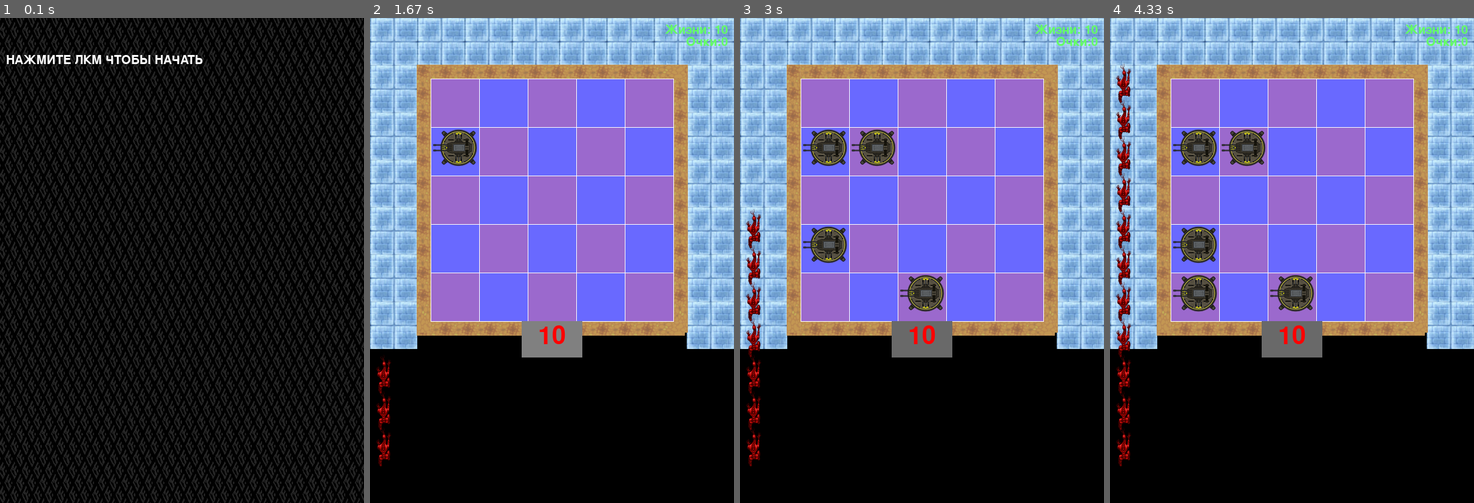
Above: before the commit, frames 1-4 (left to right).
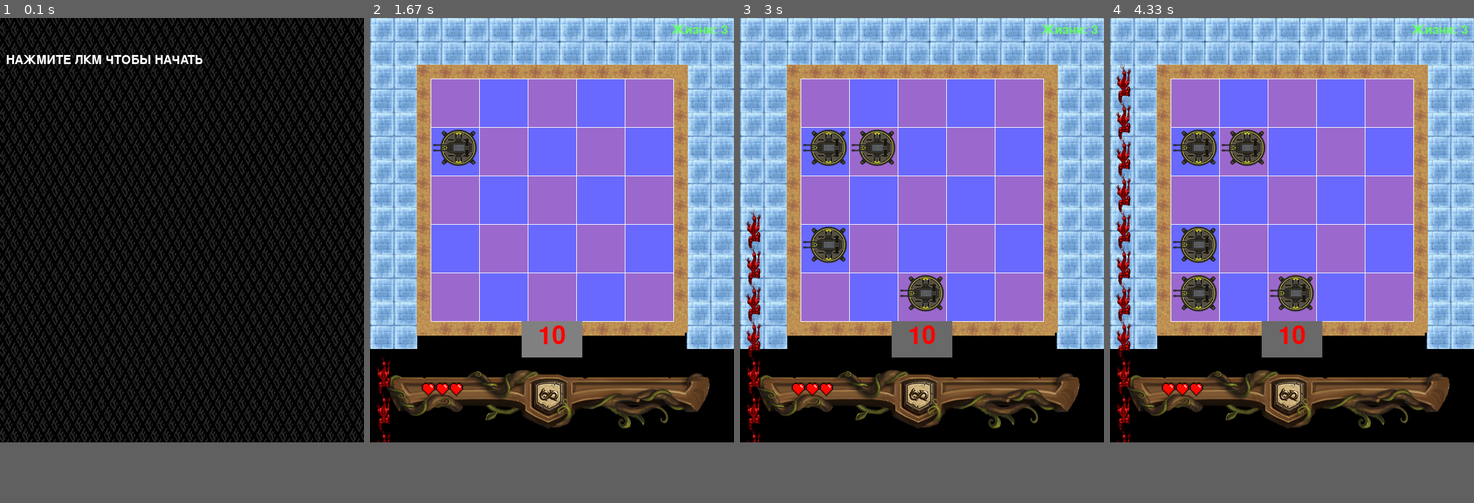
Above: after the commit, the same moments.

Repository: qwe-png/pygame-project-yandex
Game: pygame game, started from main.py
The game is run twice, just before and just after one commit, with the same random seed, the same clock (stepped at 60 frames per second) and the same inputs.
Inputs (mouse positions are in pixels of both pictures, inside the frame that each line leads up to):
- Up to frame 1 (0.1 s): no input
- Up to frame 2 (1.67 s): click (552, 231) at 0.38 s; click (439, 168) at 0.72 s; click (683, 381) at 1.05 s; click (533, 338) at 1.38 s
- Up to frame 3 (3 s): click (922, 279) at 1.72 s; click (871, 144) at 2.05 s; click (783, 134) at 2.38 s; click (805, 270) at 2.72 s
- Up to frame 4 (4.33 s): click (1186, 148) at 3.05 s; click (1204, 304) at 3.38 s; click (1423, 328) at 3.72 s; click (1182, 386) at 4.05 s
In our replay, the window is 600x800 before the commit and 600x700 after it. These sizes can differ from the game's own. Grey fills any space a smaller window leaves; there, only what the larger window draws over its background counts as a difference.

The runs differ from the first frame. In frame 1, 34% of the frame differs, in the area x 0-100%, y 0-100%; in frame 2, 6.8%; in frame 3, 6.8%; in frame 4, 6.8%.

Commit message:
добавил сердечки и их обратные версии

Diff:
--- a/main.py
+++ b/main.py
@@ -10,6 +10,7 @@
 schitatel = 0
 schetchik_kolichestva_dorozhek = 0
 schetchik_kolichestva_stenok = 0
+schetchik_kolichestva_serdec = 3
 
 
 def terminate():
@@ -75,15 +76,19 @@
 enemy_image = load_image("enemy.png")
 path_image = load_image('path.png')
 wall_image = load_image('wall.png')
+phon_igri_image = load_image('phOn_igri.png')
 rotated_wall_image = load_image('rotated_wall.png')
+celoe_serdce_image = load_image('celoe_serdechko.png')
+pustoe_serdce_image = load_image('pustoe_serdechko.png')
 
 
 class Player:
     def __init__(self):
-        self.health = 10
+        self.health = 3
         self.points = 0
 
     def draw(self):
+        dvigatel_serdec_otnositelno_osi_X = 1
         font = pygame.font.Font(None, 30)
 
         text = font.render(f"Жизни: {str(self.health)}", True, (100, 255, 100))
@@ -94,11 +99,26 @@
         text2 = font.render(f"Очки:{str(self.points)}", True, (100, 255, 100))
         text_x2 = width - text2.get_width() - 10
         text_y2 = text2.get_height() + 10
-        screen.blit(text2, (text_x2, text_y2))
-
+        if self.health == 3:
+            screen.blit(celoe_serdce_image, (84, 600))
+            screen.blit(celoe_serdce_image, (107, 600))
+            screen.blit(celoe_serdce_image, (130, 600))
+        if self.health == 2:
+            screen.blit(celoe_serdce_image, (84, 600))
+            screen.blit(celoe_serdce_image, (107, 600))
+            screen.blit(pustoe_serdce_image, (130, 600))
+        if self.health == 1:
+            screen.blit(celoe_serdce_image, (84, 600))
+            screen.blit(pustoe_serdce_image, (107, 600))
+            screen.blit(pustoe_serdce_image, (130, 600))
+        if self.health == 0:
+            screen.blit(pustoe_serdce_image, (84, 600))
+            screen.blit(pustoe_serdce_image, (107, 600))
+            screen.blit(pustoe_serdce_image, (130, 600))
 
 class Enemy(pygame.sprite.Sprite):
     def __init__(self):
+        global schetchik_kolichestva_serdec
         super().__init__(enemy_group, all_sprites)
         self.image = enemy_image
         self.image_copy = enemy_image
@@ -171,6 +191,8 @@
         schetchik_kolichestva_stenok = 77
         w = pygame.Color(255, 255, 255)
         cs = self.cell_size
+        screen.blit(phon_igri_image, (0, 580))
+
 
         for z in range(7):
             screen.blit(path_image, (0, schetchik_kolichestva_dorozhek))
@@ -239,7 +261,7 @@
 pygame.init()
 pygame.display.set_caption('Игра')
 
-size = width, height = 600, 800
+size = width, height = 600, 700
 screen = pygame.display.set_mode(size)
 screen.fill(pygame.Color("black"))
 
Binary file added: data/celoe_serdechko.png
Binary file added: data/phon_igri.png
Binary file added: data/pustoe_serdechko.png
